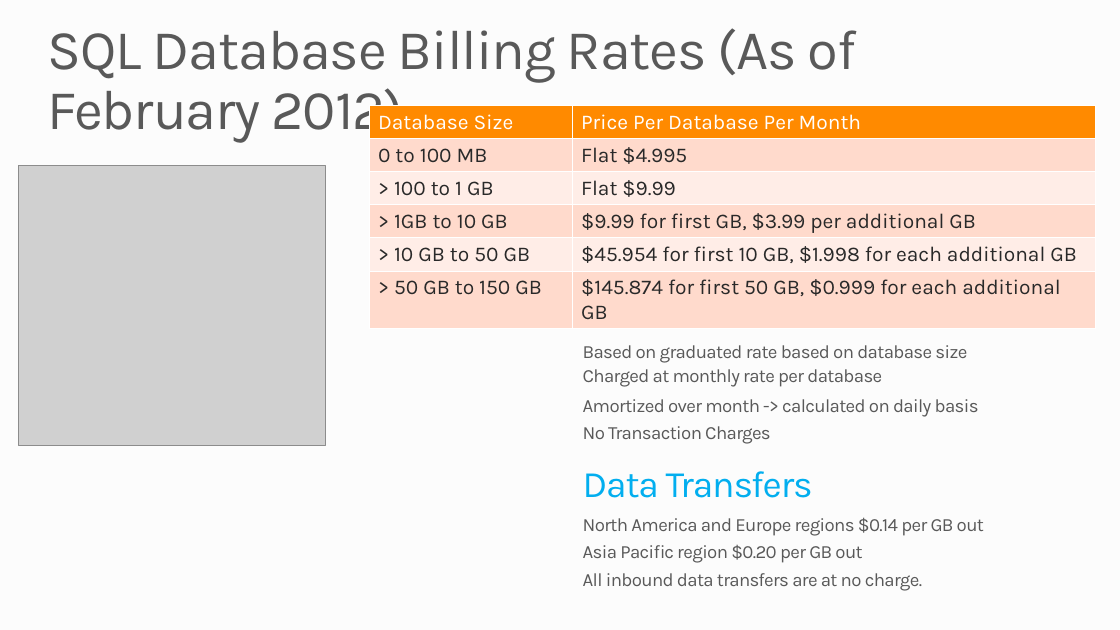
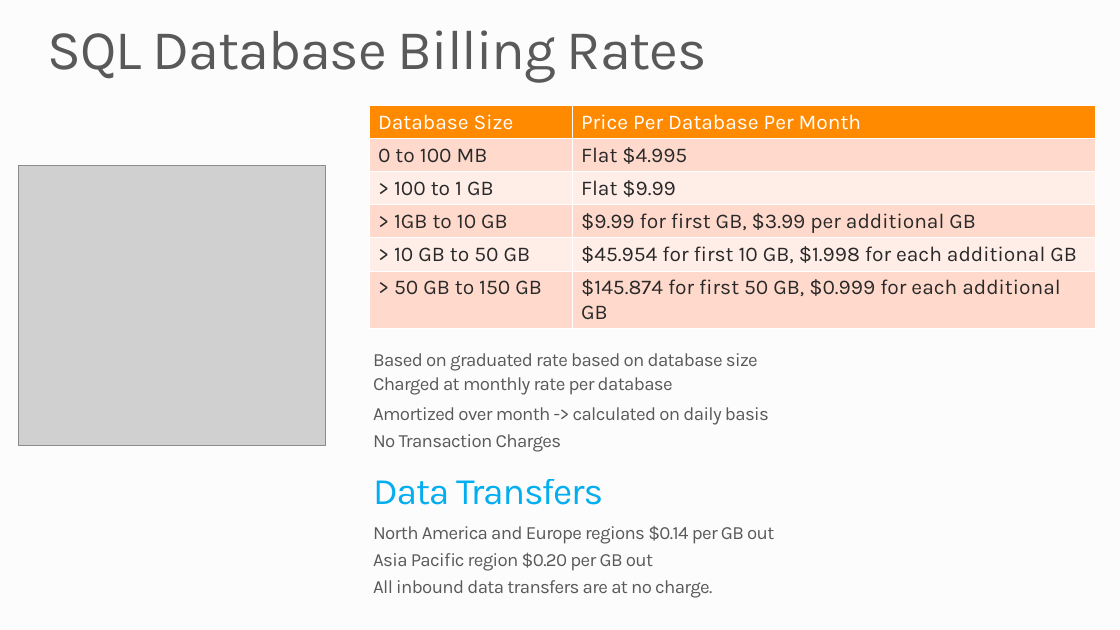
Before and after one commit to mwasham/WATK-Presentations, a slide deck: slide 32 of WindowsAzureSQLDatabase/WindowsAzureSQLDatabase.pptx. Drawn at 1120x630 pixels with LibreOffice and Linux fonts; fonts in the diff are those of the drawing; grey boxes stand for pictures; background and template pictures are left out. Boxes give left, top, right and bottom in pixels: in the first picture for what was removed or moved away, otherwise in the second. Text is boxed around its words. In the diff, an @@ line names an element or a change of style, - is before the commit and + after.

```diff
--- a/WindowsAzureSQLDatabase/WindowsAzureSQLDatabase.pptx
+++ b/WindowsAzureSQLDatabase/WindowsAzureSQLDatabase.pptx
@@ title at (48, 30, 707, 83): text changed @@
-SQL Database Billing Rates (As of February 2012)
+SQL Database Billing Rates
@@ text "Based on graduated rate based ...": place and size @@
-text "Based on graduated rate based ..." at (583, 345, 979, 444)
+text "Based on graduated rate based ..." at (373, 353, 769, 452)
@@ text "Data Transfers": place and size @@
-text "Data Transfers" at (583, 471, 984, 591)
+text "Data Transfers" at (373, 479, 774, 598)
```
Also in this commit, not shown: 9 other slides changed, 1 slide added, 2 slides removed.
